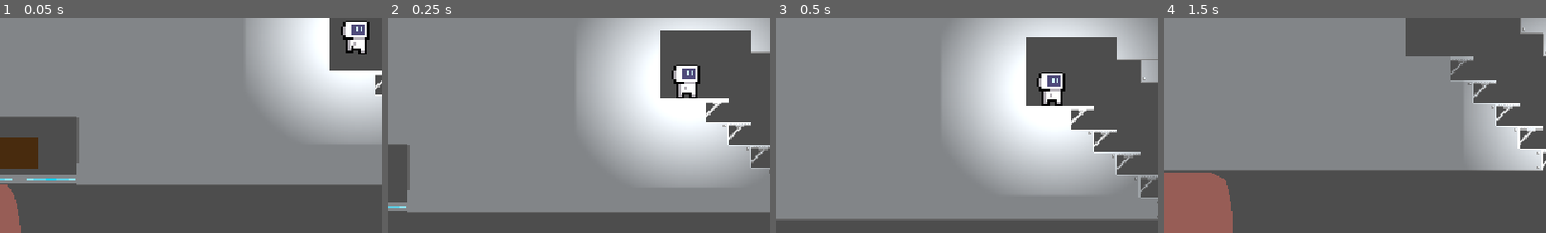
Above: before the commit, frames 1-4 (left to right).
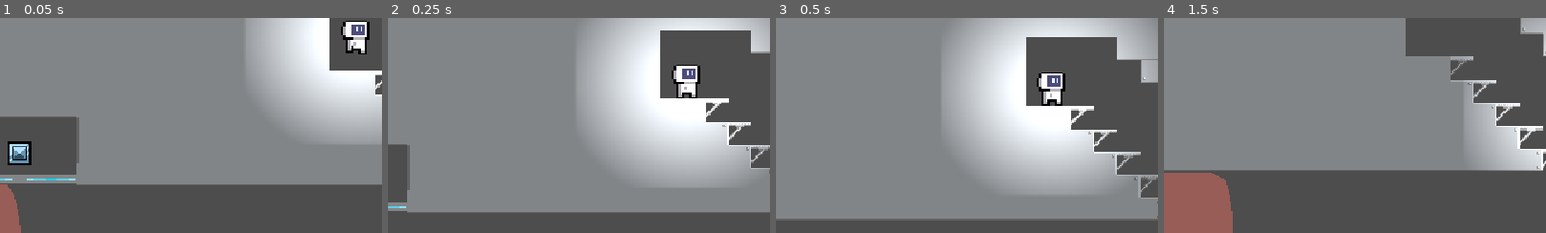
Above: after the commit, the same moments.

Repository: SawolTesf/ByteBound
Game: Godot game, scene res://Scenes/Levels/level_04.tscn
Same seed, same stepped clock (60 frames per second), same inputs: the game is played once before the commit and once after it. This scene is started directly instead of the project's main scene.
Inputs:
- Up to frame 1 (0.05 s): no input
- Up to frame 2 (0.25 s): no input
- Up to frame 3 (0.5 s): no input
- Up to frame 4 (1.5 s): tap Enter (ui_accept) at 0.5, 0.77 s; hold Ctrl (crouch) 0.53-1.28 s; hold Right (ui_right) from 0.53 s (still down); tap Shift (dash) at 1.35 s
The pictures show only the part of the screen within x 0-50%, y 50-100%; the shares and areas given below are measured in that part.

The runs differ from the first frame. In frame 1, 1.5% of the frame differs, in the area x 0-10%, y 55-71%; in frame 2, nothing differs; in frame 3, nothing differs; in frame 4, nothing differs.
Error in both runs: Trying to return value of type "String" from a function whose return type is "int". (res://Autoloads/Debug.gd:90)

Commit message:
Added box sprite for the movabebox component

Diff:
--- a/game/Scripts/Objects/MovableSquare/MovableSquare.tscn
+++ b/game/Scripts/Objects/MovableSquare/MovableSquare.tscn
@@ -1,7 +1,8 @@
-[gd_scene load_steps=7 format=3 uid="uid://dveonqmfkatdx"]
+[gd_scene load_steps=8 format=3 uid="uid://dveonqmfkatdx"]
 
 [ext_resource type="Script" path="res://Scripts/Objects/MovableSquare/MovableSquare.gd" id="1_tsh1h"]
 [ext_resource type="PackedScene" uid="uid://yn8mnupom0tf" path="res://Scripts/Components/Gravity/gravity_component.tscn" id="2_6yelg"]
+[ext_resource type="Texture2D" uid="uid://n3wh15a4gan0" path="res://Assets/Objects/MovableBox.png" id="2_io3ov"]
 [ext_resource type="PackedScene" uid="uid://t4ij3l5v76t" path="res://Scripts/Components/HitBox/HitBox.tscn" id="3_8ubtu"]
 
 [sub_resource type="RectangleShape2D" id="RectangleShape2D_cd5u5"]
@@ -23,9 +24,13 @@
 hitbox = NodePath("HitBox")
 metadata/_edit_group_ = true
 
+[node name="Sprite2D" type="Sprite2D" parent="."]
+texture = ExtResource("2_io3ov")
+
 [node name="GravityComponent" parent="." instance=ExtResource("2_6yelg")]
 
 [node name="ColorRect" type="ColorRect" parent="."]
+visible = false
 anchors_preset = 8
 anchor_left = 0.5
 anchor_top = 0.5
@@ -54,6 +59,7 @@
 shape = SubResource("RectangleShape2D_uorvl")
 
 [node name="LightOccluder2D" type="LightOccluder2D" parent="."]
+visible = false
 occluder = SubResource("OccluderPolygon2D_63hv8")
 sdf_collision = false
 
Binary file added: game/Assets/Objects/MovableBox.aseprite
Binary file added: game/Assets/Objects/MovableBox.png
Not shown, added: game/Assets/Objects/MovableBox.png.import
